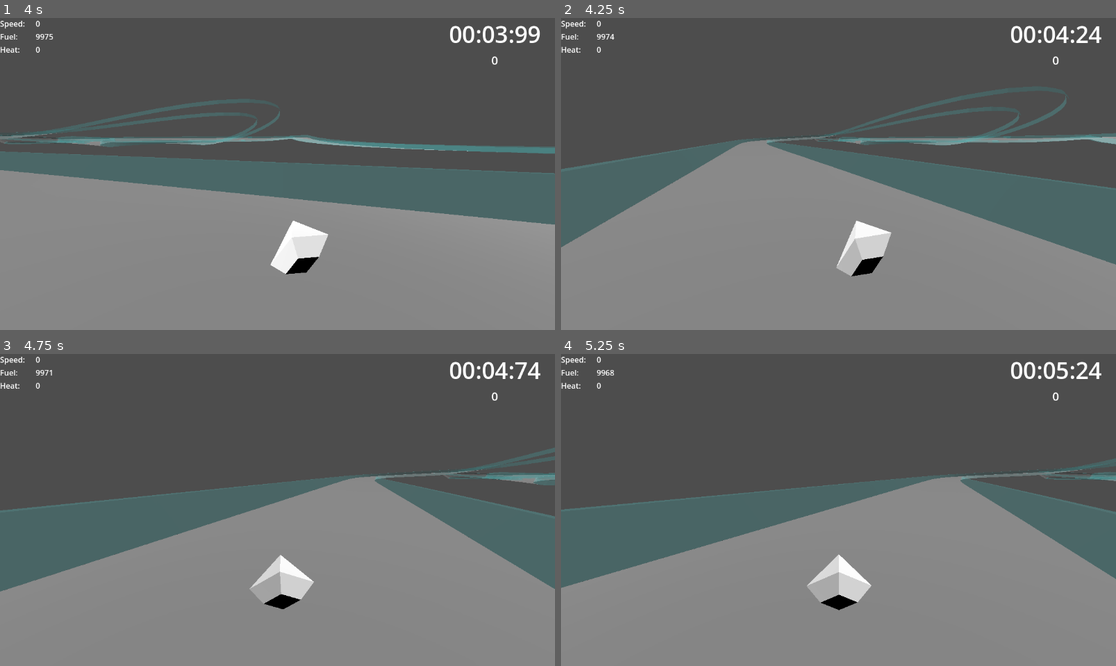
Above: before the commit, frames 1-4 (two rows, left to right).
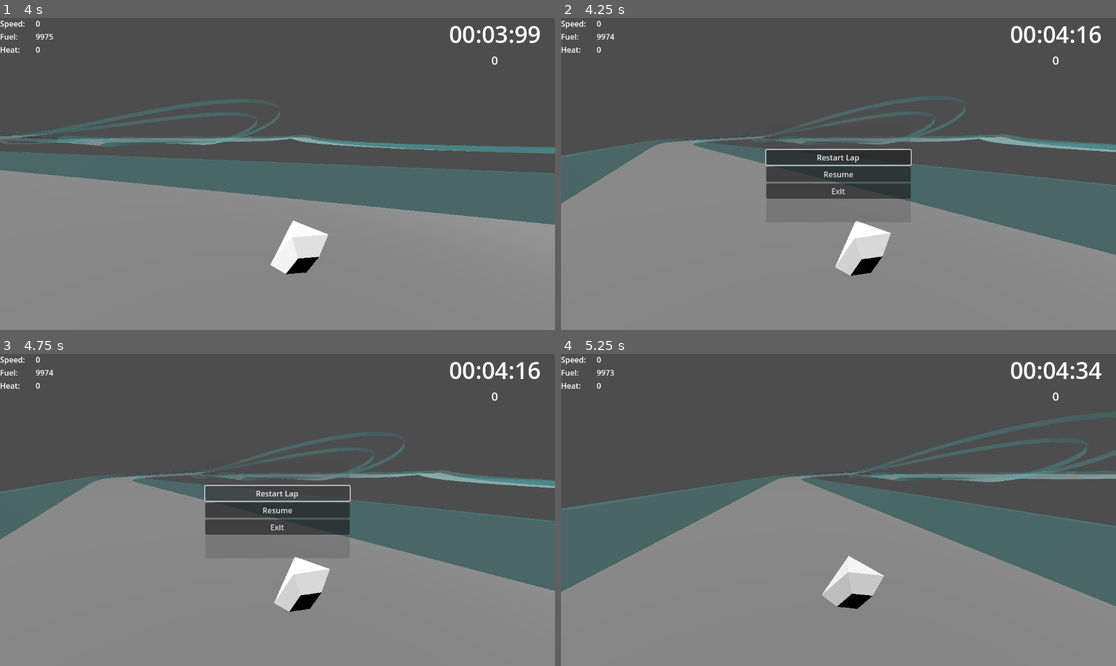
Above: after the commit, the same moments.

Repository: pjimenez1502/Grav_Racer
Game: Godot game, scene res://Component/UI/Main.tscn
Two runs of this game, one before a commit and one after it. Both use one fixed random seed, a clock stepped at 60 frames per second and the inputs below.
Inputs (mouse positions are in pixels of both pictures, inside the frame that each line leads up to):
- Up to frame 1 (4 s): tap Enter at 0.5 s; move the mouse to (399, 158) at 0.52 s; hold D (TURN_RIGHT) 0.53-1.25 s; hold Space (BURNER) 0.53-1.25 s; click (399, 158) at 0.67 s; drag from (166, 189) to (249, 236) at 1.27 s; move the mouse to (333, 105) at 2.02 s; hold D (TURN_RIGHT) 2.03-2.75 s; tap Tab at 2.1 s; drag from (249, 236) to (111, 127) at 2.77 s; move the mouse to (444, 220) at 3.52 s; hold A (TURN_LEFT) from 3.53 s (still down); tap Delete at 3.6 s
- Up to frame 2 (4.25 s): keep holding A (TURN_LEFT); tap Escape (ui_cancel) at 4.15 s
- Up to frame 3 (4.75 s): release A (TURN_LEFT) at 4.25 s; click (277, 494) at 4.25 s, where only the run after the commit has a clickable "Restart Lap"
- Up to frame 4 (5.25 s): click (838, 510) at 5 s, where only the run after the commit has a clickable "Resume"

Frame 1 is identical in both runs. In frame 2, 12% of the frame differs, in the area x 0-100%, y 2-83%; in frame 3, 22%; in frame 4, 15%.

Commit message:
Pause Menu

Diff:
--- /dev/null
+++ b/Component/UI/PauseMenu.gd
@@ -0,0 +1,37 @@
+extends Control
+class_name RacePauseMenu
+
+@onready var restart_button: Button = %Restart
+@onready var resume_button: Button = %Resume
+@onready var exit_button: Button = %Exit
+
+var open : bool
+
+func _ready() -> void:
+	visible = open
+
+func toggle() -> void:
+	open = !open
+	visible = open
+
+	get_tree().paused = open
+
+	if open:
+		set_focus()
+
+func restart() -> void:
+	print("RESTART")
+	pass
+
+func resume() -> void:
+	toggle()
+	pass
+
+func exit() -> void:
+	get_tree().quit()
+	pass
+
+
+
+func set_focus() -> void:
+	restart_button.grab_focus()
--- a/Component/UI/RaceUI.gd
+++ b/Component/UI/RaceUI.gd
@@ -18,3 +18,11 @@
 
 	current_time.text = player_ship.telemetry.stopwatch.get_current_time()
 	last_lap_time.text = player_ship.telemetry.stopwatch.get_last_time()
+
+func _input(event: InputEvent) -> void:
+	if event.is_action_pressed("START"):
+		toggle_pause()
+
+@onready var pause_menu: RacePauseMenu = %PauseMenu
+func toggle_pause() -> void:
+	pause_menu.toggle()
--- a/Component/UI/RaceUI.tscn
+++ b/Component/UI/RaceUI.tscn
@@ -1,8 +1,10 @@
-[gd_scene load_steps=2 format=3 uid="uid://cea6erqq1wf8g"]
+[gd_scene load_steps=3 format=3 uid="uid://cea6erqq1wf8g"]
 
 [ext_resource type="Script" uid="uid://b7q3g3e5mtjft" path="res://Component/UI/RaceUI.gd" id="1_m0s8s"]
+[ext_resource type="Script" uid="uid://crrrl1p81t5ok" path="res://Component/UI/PauseMenu.gd" id="2_b8mhg"]
 
 [node name="RaceUI" type="Control"]
+process_mode = 3
 layout_mode = 3
 anchors_preset = 15
 anchor_right = 1.0
@@ -79,3 +81,51 @@
 text = "1:40:290"
 horizontal_alignment = 1
 vertical_alignment = 1
+
+[node name="PauseMenu" type="ColorRect" parent="."]
+unique_name_in_owner = true
+custom_minimum_size = Vector2(300, 200)
+layout_mode = 1
+anchors_preset = 8
+anchor_left = 0.5
+anchor_top = 0.5
+anchor_right = 0.5
+anchor_bottom = 0.5
+offset_left = -20.0
+offset_top = -20.0
+offset_right = 20.0
+offset_bottom = 20.0
+grow_horizontal = 2
+grow_vertical = 2
+color = Color(0.282353, 0.282353, 0.282353, 0.266667)
+script = ExtResource("2_b8mhg")
+
+[node name="VBoxContainer" type="VBoxContainer" parent="PauseMenu"]
+layout_mode = 1
+anchors_preset = 14
+anchor_top = 0.5
+anchor_right = 1.0
+anchor_bottom = 0.5
+offset_top = -50.5
+offset_bottom = 50.5
+grow_horizontal = 2
+grow_vertical = 2
+
+[node name="Restart" type="Button" parent="PauseMenu/VBoxContainer"]
+unique_name_in_owner = true
+layout_mode = 2
+text = "Restart Lap"
+
+[node name="Resume" type="Button" parent="PauseMenu/VBoxContainer"]
+unique_name_in_owner = true
+layout_mode = 2
+text = "Resume"
+
+[node name="Exit" type="Button" parent="PauseMenu/VBoxContainer"]
+unique_name_in_owner = true
+layout_mode = 2
+text = "Exit"
+
+[connection signal="pressed" from="PauseMenu/VBoxContainer/Restart" to="PauseMenu" method="restart"]
+[connection signal="pressed" from="PauseMenu/VBoxContainer/Resume" to="PauseMenu" method="resume"]
+[connection signal="pressed" from="PauseMenu/VBoxContainer/Exit" to="PauseMenu" method="exit"]
--- a/project.godot
+++ b/project.godot
@@ -38,6 +38,52 @@
 
 [input]
 
+ui_accept={
+"deadzone": 0.5,
+"events": [Object(InputEventKey,"resource_local_to_scene":false,"resource_name":"","device":0,"window_id":0,"alt_pressed":false,"shift_pressed":false,"ctrl_pressed":false,"meta_pressed":false,"pressed":false,"keycode":4194309,"physical_keycode":0,"key_label":0,"unicode":0,"location":0,"echo":false,"script":null)
+, Object(InputEventKey,"resource_local_to_scene":false,"resource_name":"","device":0,"window_id":0,"alt_pressed":false,"shift_pressed":false,"ctrl_pressed":false,"meta_pressed":false,"pressed":false,"keycode":4194310,"physical_keycode":0,"key_label":0,"unicode":0,"location":0,"echo":false,"script":null)
+, Object(InputEventKey,"resource_local_to_scene":false,"resource_name":"","device":0,"window_id":0,"alt_pressed":false,"shift_pressed":false,"ctrl_pressed":false,"meta_pressed":false,"pressed":false,"keycode":32,"physical_keycode":0,"key_label":0,"unicode":32,"location":0,"echo":false,"script":null)
+, Object(InputEventJoypadButton,"resource_local_to_scene":false,"resource_name":"","device":-1,"button_index":0,"pressure":0.0,"pressed":true,"script":null)
+]
+}
+ui_select={
+"deadzone": 0.5,
+"events": [Object(InputEventKey,"resource_local_to_scene":false,"resource_name":"","device":0,"window_id":0,"alt_pressed":false,"shift_pressed":false,"ctrl_pressed":false,"meta_pressed":false,"pressed":false,"keycode":32,"physical_keycode":0,"key_label":0,"unicode":32,"location":0,"echo":false,"script":null)
+, Object(InputEventJoypadButton,"resource_local_to_scene":false,"resource_name":"","device":-1,"button_index":0,"pressure":0.0,"pressed":true,"script":null)
+]
+}
+ui_left={
+"deadzone": 0.5,
+"events": [Object(InputEventKey,"resource_local_to_scene":false,"resource_name":"","device":0,"window_id":0,"alt_pressed":false,"shift_pressed":false,"ctrl_pressed":false,"meta_pressed":false,"pressed":false,"keycode":4194319,"physical_keycode":0,"key_label":0,"unicode":0,"location":0,"echo":false,"script":null)
+, Object(InputEventJoypadButton,"resource_local_to_scene":false,"resource_name":"","device":0,"button_index":13,"pressure":0.0,"pressed":false,"script":null)
+, Object(InputEventJoypadMotion,"resource_local_to_scene":false,"resource_name":"","device":0,"axis":0,"axis_value":-1.0,"script":null)
+, Object(InputEventJoypadButton,"resource_local_to_scene":false,"resource_name":"","device":-1,"button_index":13,"pressure":0.0,"pressed":true,"script":null)
+]
+}
+ui_right={
+"deadzone": 0.5,
+"events": [Object(InputEventKey,"resource_local_to_scene":false,"resource_name":"","device":0,"window_id":0,"alt_pressed":false,"shift_pressed":false,"ctrl_pressed":false,"meta_pressed":false,"pressed":false,"keycode":4194321,"physical_keycode":0,"key_label":0,"unicode":0,"location":0,"echo":false,"script":null)
+, Object(InputEventJoypadButton,"resource_local_to_scene":false,"resource_name":"","device":0,"button_index":14,"pressure":0.0,"pressed":false,"script":null)
+, Object(InputEventJoypadMotion,"resource_local_to_scene":false,"resource_name":"","device":0,"axis":0,"axis_value":1.0,"script":null)
+, Object(InputEventJoypadButton,"resource_local_to_scene":false,"resource_name":"","device":-1,"button_index":14,"pressure":0.0,"pressed":true,"script":null)
+]
+}
+ui_up={
+"deadzone": 0.5,
+"events": [Object(InputEventKey,"resource_local_to_scene":false,"resource_name":"","device":0,"window_id":0,"alt_pressed":false,"shift_pressed":false,"ctrl_pressed":false,"meta_pressed":false,"pressed":false,"keycode":4194320,"physical_keycode":0,"key_label":0,"unicode":0,"location":0,"echo":false,"script":null)
+, Object(InputEventJoypadButton,"resource_local_to_scene":false,"resource_name":"","device":0,"button_index":11,"pressure":0.0,"pressed":false,"script":null)
+, Object(InputEventJoypadMotion,"resource_local_to_scene":false,"resource_name":"","device":0,"axis":1,"axis_value":-1.0,"script":null)
+, Object(InputEventJoypadButton,"resource_local_to_scene":false,"resource_name":"","device":-1,"button_index":11,"pressure":0.0,"pressed":true,"script":null)
+]
+}
+ui_down={
+"deadzone": 0.5,
+"events": [Object(InputEventKey,"resource_local_to_scene":false,"resource_name":"","device":0,"window_id":0,"alt_pressed":false,"shift_pressed":false,"ctrl_pressed":false,"meta_pressed":false,"pressed":false,"keycode":4194322,"physical_keycode":0,"key_label":0,"unicode":0,"location":0,"echo":false,"script":null)
+, Object(InputEventJoypadButton,"resource_local_to_scene":false,"resource_name":"","device":0,"button_index":12,"pressure":0.0,"pressed":false,"script":null)
+, Object(InputEventJoypadMotion,"resource_local_to_scene":false,"resource_name":"","device":0,"axis":1,"axis_value":1.0,"script":null)
+, Object(InputEventJoypadButton,"resource_local_to_scene":false,"resource_name":"","device":-1,"button_index":12,"pressure":0.0,"pressed":true,"script":null)
+]
+}
 THROTTLE={
 "deadzone": 0.2,
 "events": [Object(InputEventKey,"resource_local_to_scene":false,"resource_name":"","device":-1,"window_id":0,"alt_press …(191 unchanged characters)…
@@ -68,6 +114,12 @@
 , Object(InputEventJoypadButton,"resource_local_to_scene":false,"resource_name":"","device":-1,"button_index":0,"pressure":0.0,"pressed":true,"script":null)
 ]
 }
+START={
+"deadzone": 0.2,
+"events": [Object(InputEventKey,"resource_local_to_scene":false,"resource_name":"","device":-1,"window_id":0,"alt_pressed":false,"shift_pressed":false,"ctrl_pressed":false,"meta_pressed":false,"pressed":false,"keycode":0,"physical_keycode":4194305,"key_label":0,"unicode":0,"location":0,"echo":false,"script":null)
+, Object(InputEventJoypadButton,"resource_local_to_scene":false,"resource_name":"","device":-1,"button_index":6,"pressure":0.0,"pressed":true,"script":null)
+]
+}
 
 [layer_names]
 
Not shown, added: Component/UI/PauseMenu.gd.uid
